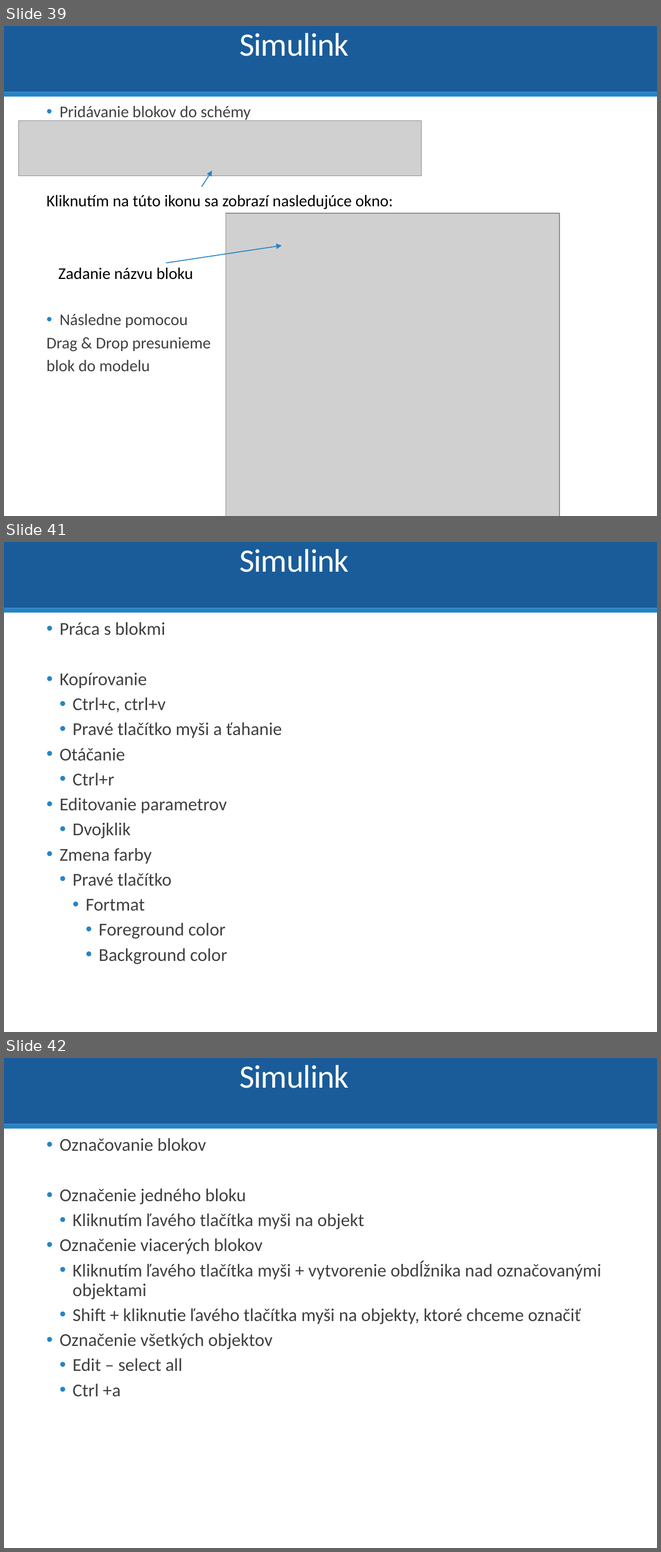
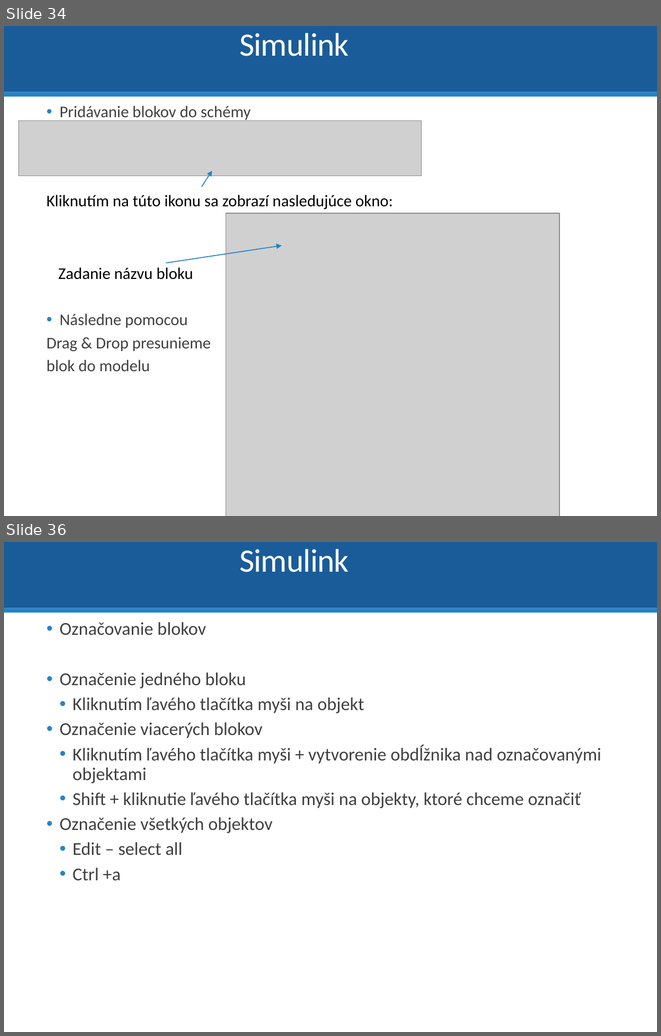
Before and after one commit to dodekm/TeamProjektKybernetika, a slide deck: Nove prednasky/TP_P1.pptx. Shown one above the other, each under a label of ours: slides 39, 41 and 42 before the commit, slides 34 and 36 after it; the slides between them are not shown. The pictures are 661x1552 and 661x1036 pixels, drawn with LibreOffice and Linux fonts; fonts in the diff are those of the drawing; grey boxes stand for pictures. Boxes give left, top, right and bottom in pixels: in the first picture for what was removed or moved away, otherwise in the second. Text is boxed around its words. In the diff, an @@ line names an element or a change of style, - is before the commit and + after.

```diff
--- a/Nove prednasky/TP_P1.pptx
+++ b/Nove prednasky/TP_P1.pptx
@@ slide 41 removed at box(4, 542, 657, 1032), background #FFFFFF; not listed: 2 template elements that a slide beside it also shows @@
@@ title removed at box(239, 549, 348, 572) @@
-Simulink
@@ text removed at box(60, 622, 282, 964) @@
-  • Práca s blokmi
-  • Kopírovanie
-    • Ctrl+c, ctrl+v
-    • Pravé tlačítko myši a ťahanie
-  • Otáčanie
-    • Ctrl+r
-  • Editovanie parametrov
-    • Dvojklik
-  • Zmena farby
-    • Pravé tlačítko
-      • Fortmat
-        • Foreground color
-        • Background color
@@ what was slide 39 is now slide 34 @@
@@ what was slide 42 is now slide 36 @@
```
Also in this commit, not shown: 11 slides changed, 3 slides added, 8 other slides removed.
